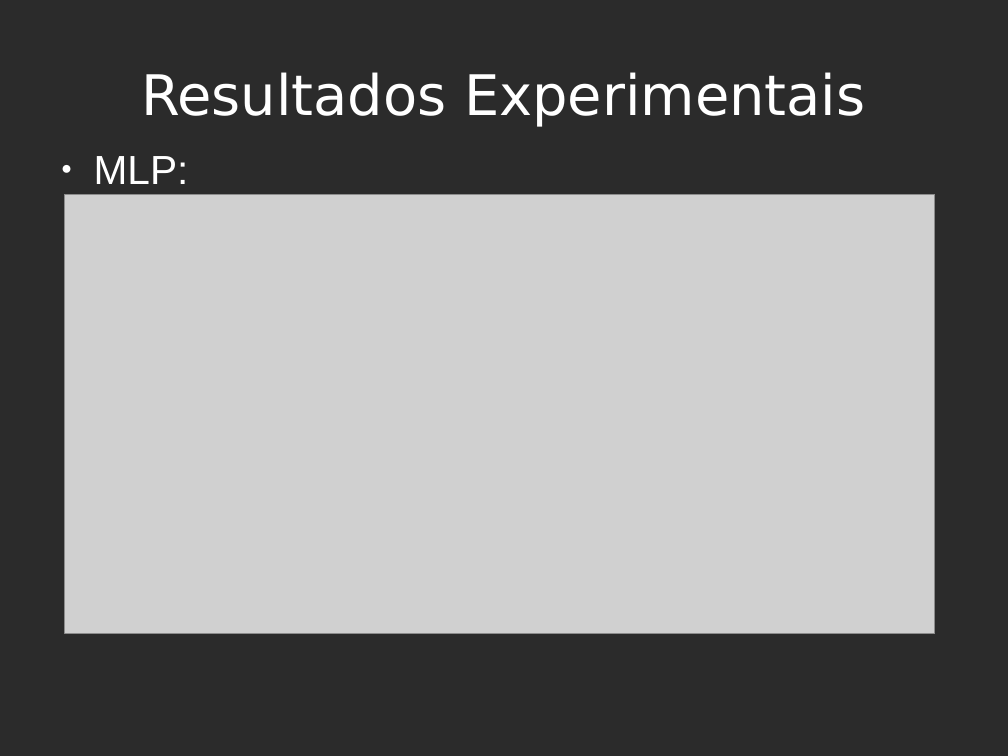
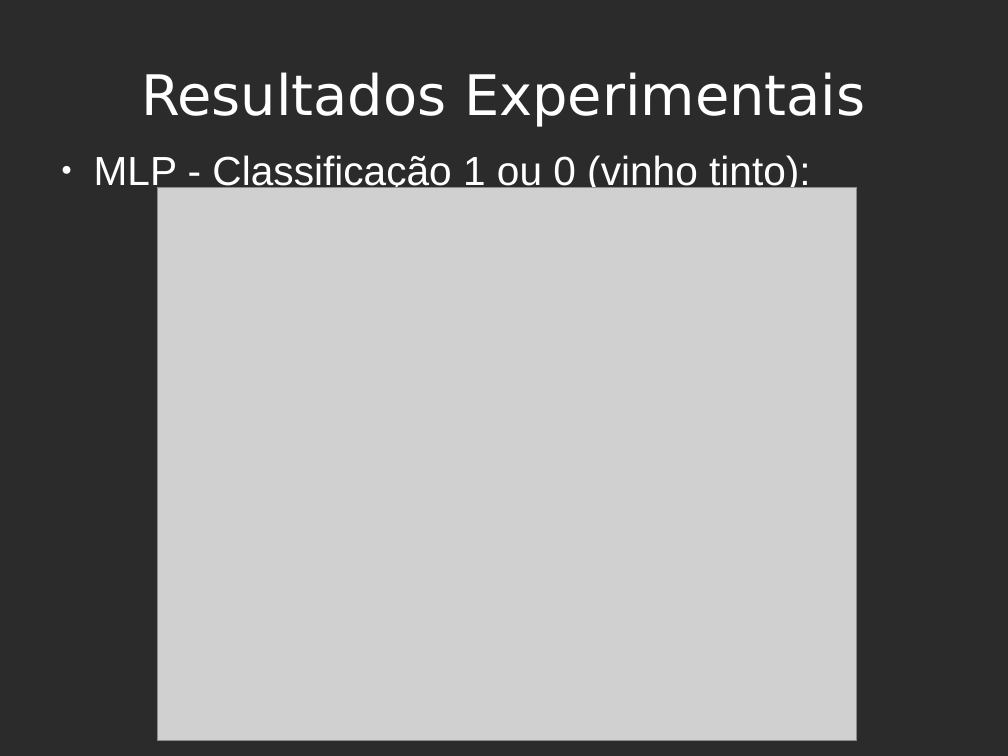
Before and after one commit to sdkgit123/RNA-atv3, a slide deck: slide 14 of RNA-apresentacao.odp (slide 18 before the commit). Drawn at 1008x756 pixels with LibreOffice and Linux fonts; fonts in the diff are those of the drawing; grey boxes stand for pictures; background and template pictures are left out; a plain dark background stands for a picture behind light text. Boxes give left, top, right and bottom in pixels: in the first picture for what was removed or moved away, otherwise in the second. Text is boxed around its words. In the diff, an @@ line names an element or a change of style, - is before the commit and + after.

```diff
--- a/RNA-apresentacao.odp
+++ b/RNA-apresentacao.odp
@@ text at <box>94,155,811,193</box>: text changed @@
-● MLP:
+● MLP - Classificação 1 ou 0 (vinho tinto):
@@ picture: place and size @@
-picture at <box>65,195,936,634</box>
+picture at <box>157,188,857,741</box>
```
Also in this commit, not shown: 10 other slides changed, 9 slides added, 1 other file.
